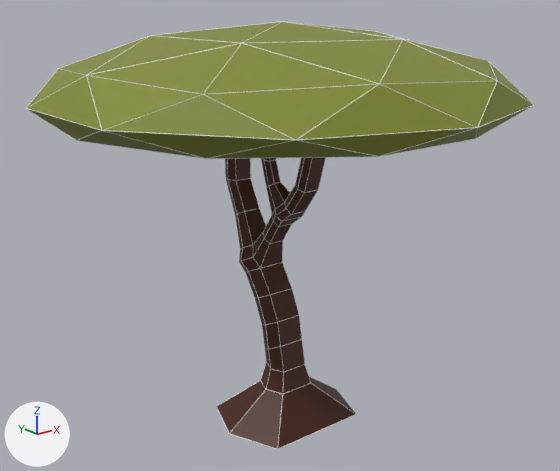
Two versions of the glTF model src/main/webapp/content/assets/models/forest/tree/tree8.glb, one commit apart.
Rendered twice from a 50 mm lens placed at (-1.97, -2.44, 1.8), pointed at (0.02, 0.05, 0.8). Lighting does not change. The marker at lower left points along +X, +Y and +Z. Where no turn or scale is listed for an object, it has been applied to the vertices.
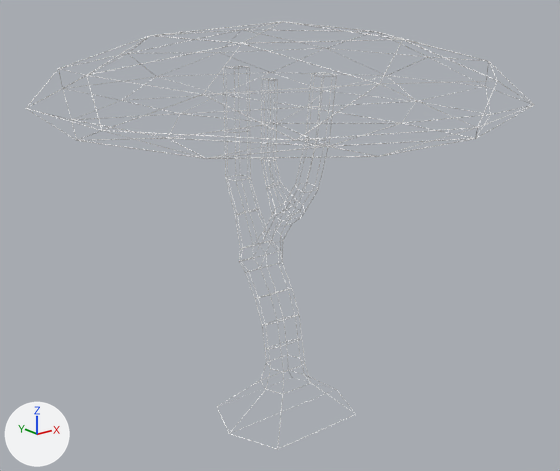
Pixel boxes (x1, y1, x2, y2) of what changed, in the pictures (560 x 471 px):
'Icosphere.001', deleted (yellow): before (27, 22, 533, 158)
'Cube.001', deleted (brown): before (217, 158, 356, 449)

Diff of the bpy script that builds the scene:
```diff
--- a/src/main/webapp/content/assets/models/forest/tree/tree8.glb.py
+++ b/src/main/webapp/content/assets/models/forest/tree/tree8.glb.py
@@ ob_cube_001 @@
-ob_cube_001 = bpy.data.objects.new('Cube.001', me_cube_002)
-ob_cube_001.location = (0.192, 0.005, 0.073)
@@ ob_icosphere_001 @@
-ob_icosphere_001 = bpy.data.objects.new('Icosphere.001', me_icosphere_001)
-ob_icosphere_001.location = (0.022, 0.074, 1.384)
```
